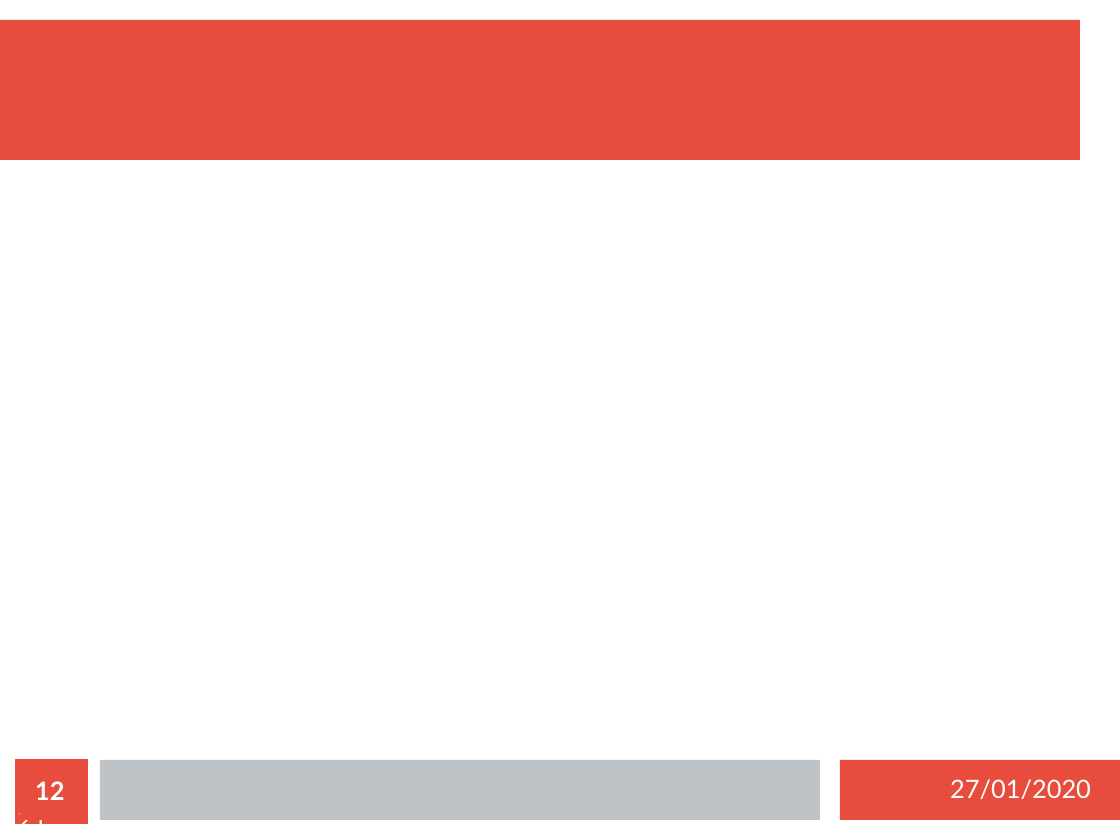
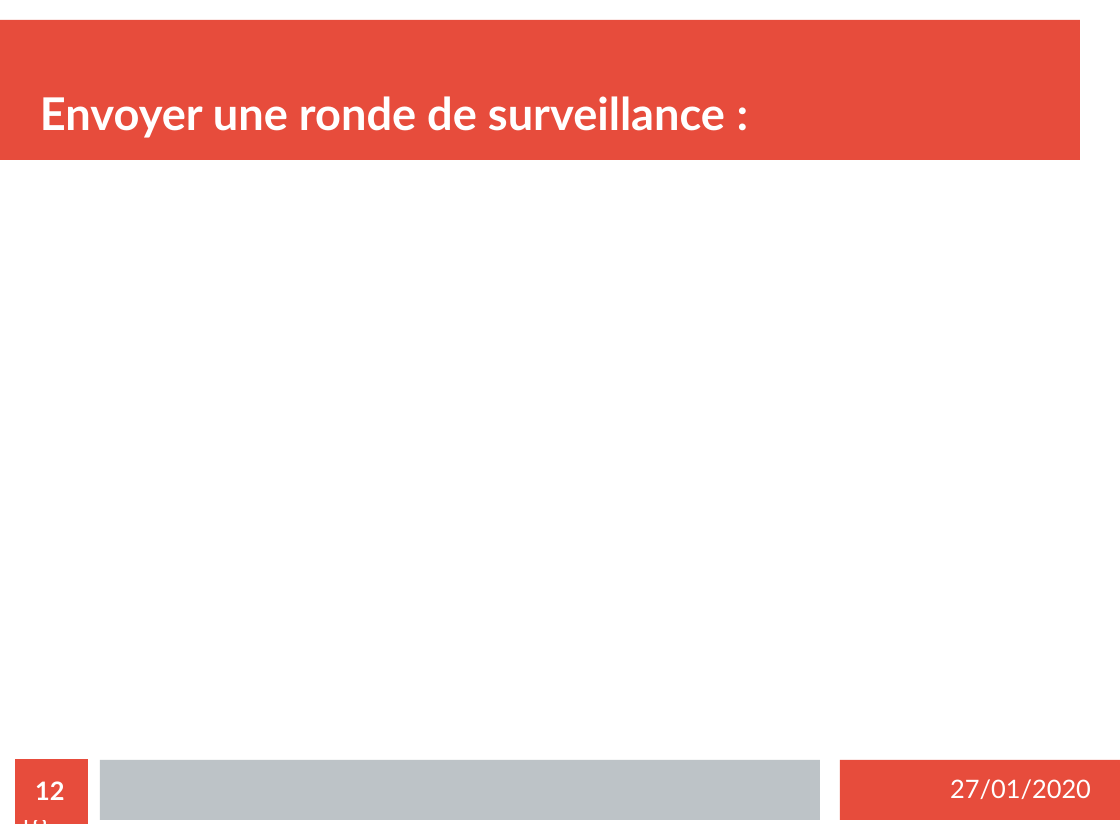
Before and after one commit to MezeretteBrice/Projet_Ronde, a slide deck: slide 12 of SOUTENANCE/Revue1/Revue1_HUREAU.odp. Drawn at 1120x840 pixels with LibreOffice and Linux fonts; fonts in the diff are those of the drawing. Boxes give left, top, right and bottom in pixels: in the first picture for what was removed or moved away, otherwise in the second. Text is boxed around its words. In the diff, an @@ line names an element or a change of style, - is before the commit and + after.

```diff
--- a/SOUTENANCE/Revue1/Revue1_HUREAU.odp
+++ b/SOUTENANCE/Revue1/Revue1_HUREAU.odp
@@ title added at (40, 96, 725, 138), 32 pt, text #FFFFFF, bold @@
+Envoyer une ronde de surveillance :
@@ page number at (18, 781, 64, 833): text changed @@
-12 / 21
+12 / 18
```
Also in this commit, not shown: 12 other slides changed, 3 slides removed, 1 other file.
